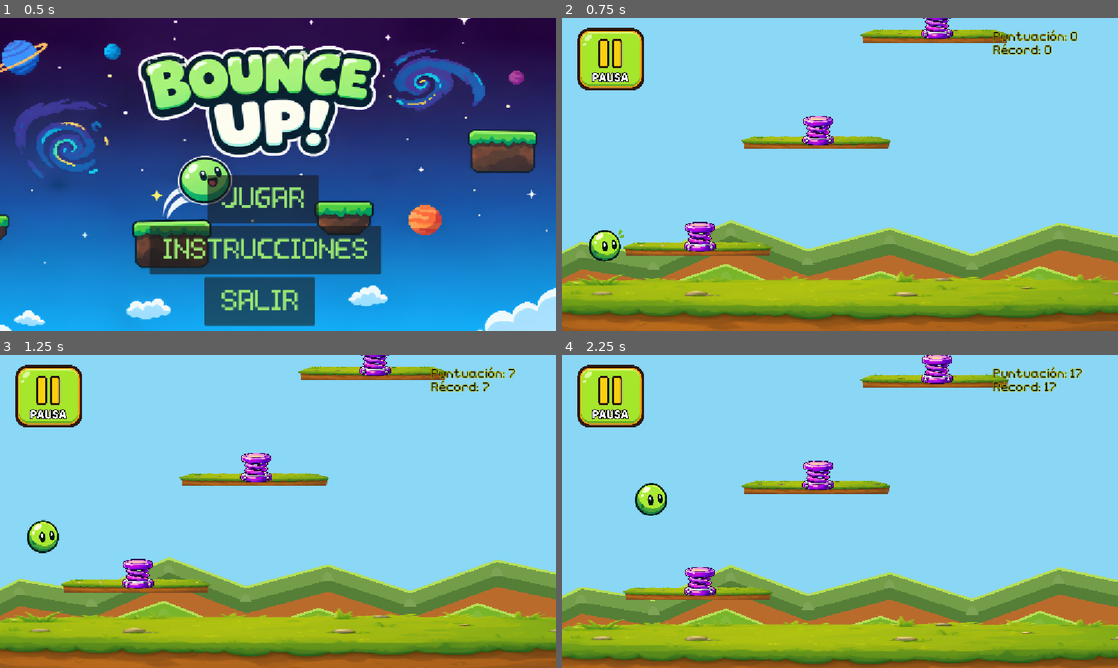
Above: before the commit, frames 1-4 (two rows, left to right).
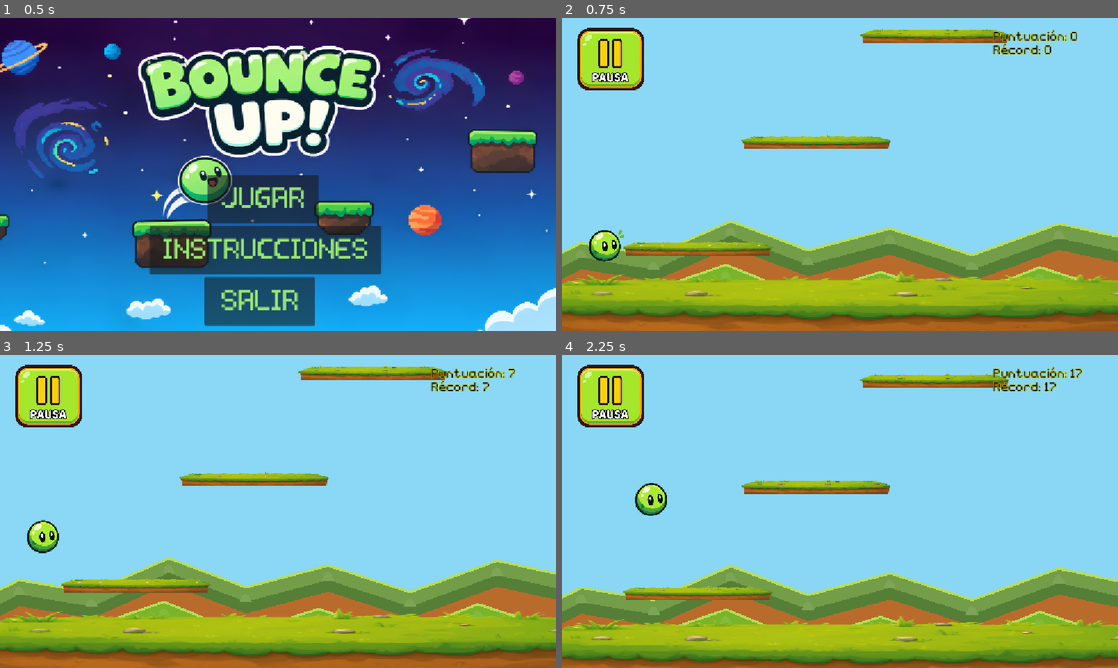
Above: after the commit, the same moments.

Repository: Miranda-511/Bounce-Up-
Game: Godot game, scene res://escenas/menu.tscn
Same seed, same stepped clock (60 frames per second), same inputs: the game is played once before the commit and once after it.
Inputs (mouse positions are in pixels of both pictures, inside the frame that each line leads up to):
- Up to frame 1 (0.5 s): no input
- Up to frame 2 (0.75 s): click "JUGAR" at 0.5 s
- Up to frame 3 (1.25 s): no input
- Up to frame 4 (2.25 s): click (612, 395) at 1.25 s; tap Enter at 2 s; hold Right (ui_right) from 2.03 s (still down)

Frame 1 is identical in both runs. In frame 2, 1.2% of the frame differs, in the area x 22-71%, y 0-75%; in frame 3, 1.2%; in frame 4, 1.3%, in the area x 22-71%, y 0-77%.

Commit message:
resortes funcionales autom

Diff:
--- a/escenas/spring.tscn
+++ b/escenas/spring.tscn
@@ -3,8 +3,8 @@
 [ext_resource type="Script" uid="uid://2ia766oe0nn7" path="res://scripts/spring.gd" id="1_piab2"]
 [ext_resource type="Texture2D" uid="uid://7vrkg4cgrrvt" path="res://assets/spring.png" id="1_rfvfj"]
 
-[sub_resource type="CircleShape2D" id="CircleShape2D_piab2"]
-radius = 52.50588
+[sub_resource type="RectangleShape2D" id="RectangleShape2D_piab2"]
+size = Vector2(120, 15)
 
 [node name="Spring" type="Node2D" unique_id=593130799]
 scale = Vector2(0.5516854, 0.50422454)
@@ -20,7 +20,7 @@
 scale = Vector2(1.0353794, 0.77053815)
 
 [node name="CollisionShape2D" type="CollisionShape2D" parent="StaticBody2D" unique_id=2112059653]
-position = Vector2(3.5762787e-07, -51.47683)
+position = Vector2(-2.3841858e-07, -61.772205)
 scale = Vector2(1.0420631, 0.5186936)
-shape = SubResource("CircleShape2D_piab2")
+shape = SubResource("RectangleShape2D_piab2")
 one_way_collision = true
--- a/scripts/automaticgenerator.gd
+++ b/scripts/automaticgenerator.gd
@@ -35,7 +35,7 @@
 const ALIEN_VERTICAL_GAP = 810.0
 
 # RESORTES
-const SPRING_CHANCE = 1
+const SPRING_CHANCE = 0.12
 const SPRING_OFFSET_Y = -35.0
 
 @onready var main: Node2D = get_parent()
